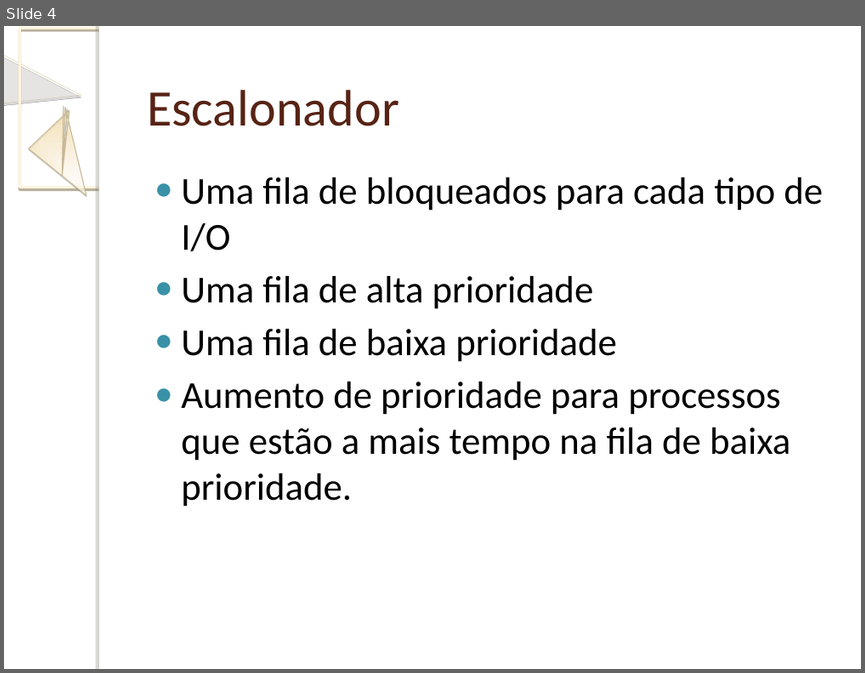
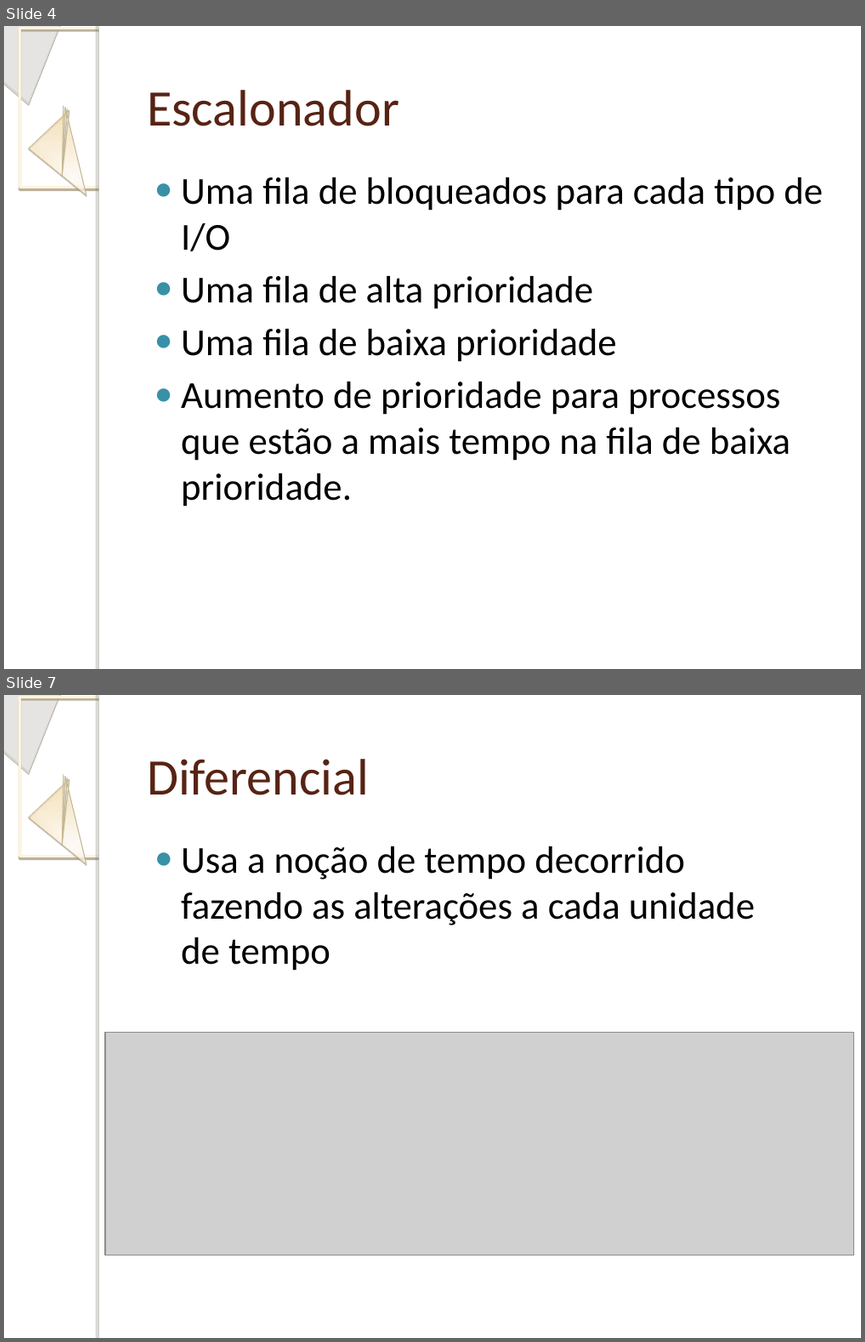
Before and after one commit to joycebrum/Simulador-Sistema-Operacional, a slide deck: Relatorio/Escalonador de Processos.ppt. Shown one above the other, each under a label of ours: slide 4 before the commit, slides 4 and 7 after it; the slides between them are not shown. The pictures are 865x673 and 865x1342 pixels, drawn with LibreOffice and Linux fonts; fonts in the diff are those of the drawing; grey boxes stand for pictures; background and template pictures are left out. Boxes give left, top, right and bottom in pixels: in the first picture for what was removed or moved away, otherwise in the second. Text is boxed around its words. In the diff, an @@ line names an element or a change of style, - is before the commit and + after.

```diff
--- a/Relatorio/Escalonador de Processos.ppt
+++ b/Relatorio/Escalonador de Processos.ppt
@@ slide 7 added at (4, 695, 861, 1338), background picture (left out); not listed: 5 template elements that a slide beside it also shows @@
@@ title added at (147, 759, 369, 795), 43 pt, text #572314 @@
+Diferencial
@@ text added at (181, 846, 755, 970), 32 pt, text #000000 @@
+● Usa a noção de tempo decorrido fazendo as alterações a cada unidade de tempo
@@ picture added at (105, 1032, 854, 1255) @@
@@ slide 4 changed as well @@
@@ freeform shape at (4, 26, 81, 103): outline redrawn @@
@@ freeform shape at (4, 102, 147, 249): outline redrawn @@
```
Also in this commit, not shown: 3 other slides changed, 3 other slides added, 2 other files.
